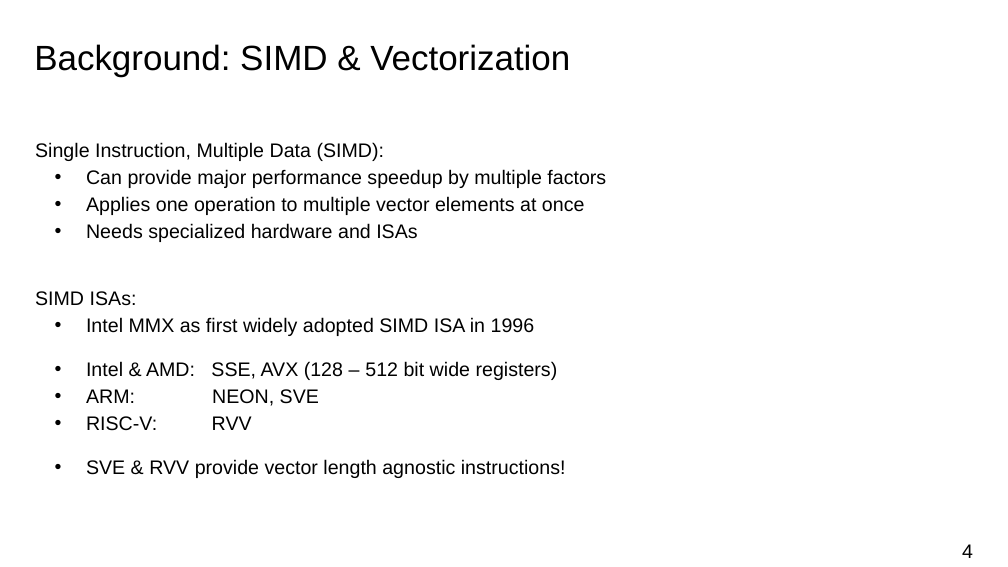
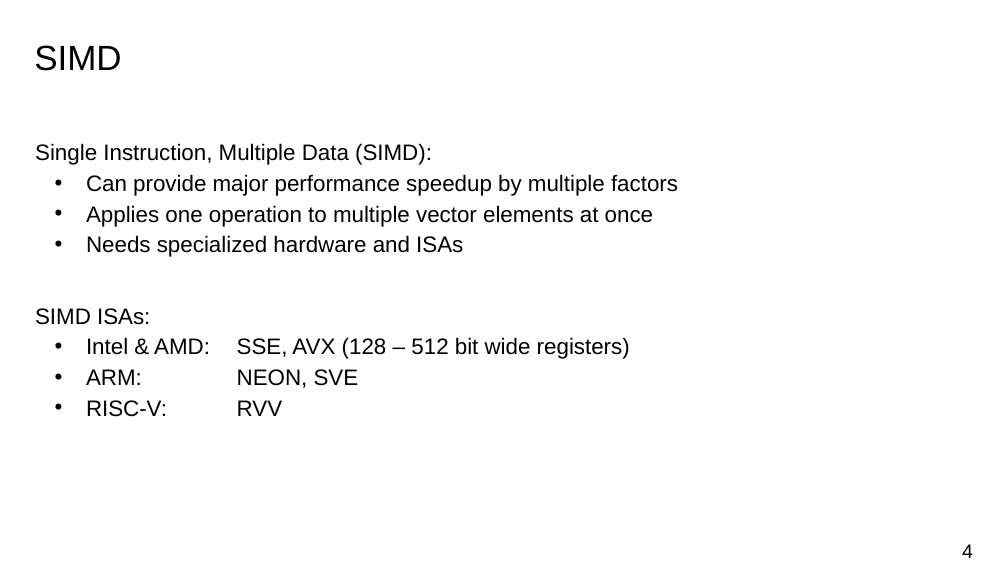
Before and after one commit to atalantus/seminar-llvm-vplan, a slide deck: slide 4 of presentation/vplan-presentation.pptx. Drawn at 1008x567 pixels with LibreOffice and Linux fonts; fonts in the diff are those of the drawing; background and template pictures are left out. Boxes give left, top, right and bottom in pixels: in the first picture for what was removed or moved away, otherwise in the second. Text is boxed around its words. In the diff, an @@ line names an element or a change of style, - is before the commit and + after.

```diff
--- a/presentation/vplan-presentation.pptx
+++ b/presentation/vplan-presentation.pptx
@@ title at [34,45,121,71]: text changed @@
-Background: SIMD & Vectorization
+SIMD
@@ text "Single Instruction, Multiple Data (SIMD):" at [35,143,678,257]: size 14 to 16 pt @@
@@ text "SIMD ISAs:" at [35,308,630,416]: size 14 to 16 pt @@
@@ text "SIMD ISAs:": place and size @@
-text "SIMD ISAs:" at [35,291,566,478]
+text "SIMD ISAs:" at [35,308,630,416]
@@ text at [86,317,535,336]: paragraph removed @@
-  • Intel MMX as first widely adopted SIMD ISA in 1996
@@ text at [86,459,566,478]: paragraph removed @@
-  • SVE & RVV provide vector length agnostic instructions!
```
Also in this commit, not shown: 13 other slides changed, 21 slides added, 1 slide removed.
